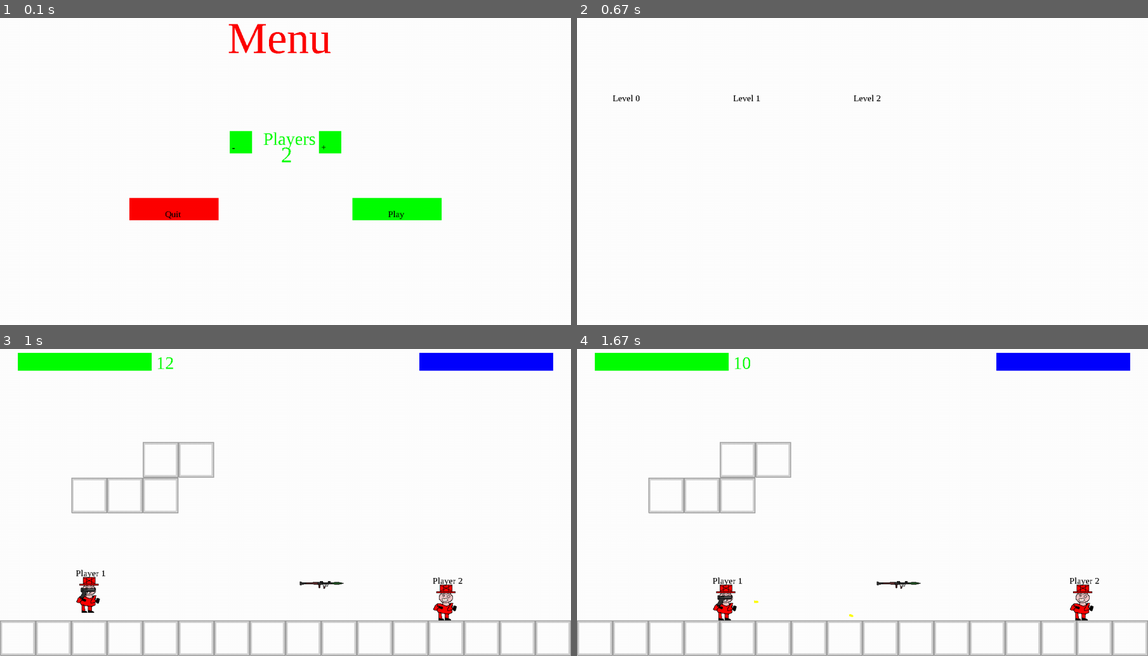
Above: before the commit, frames 1-4 (two rows, left to right).
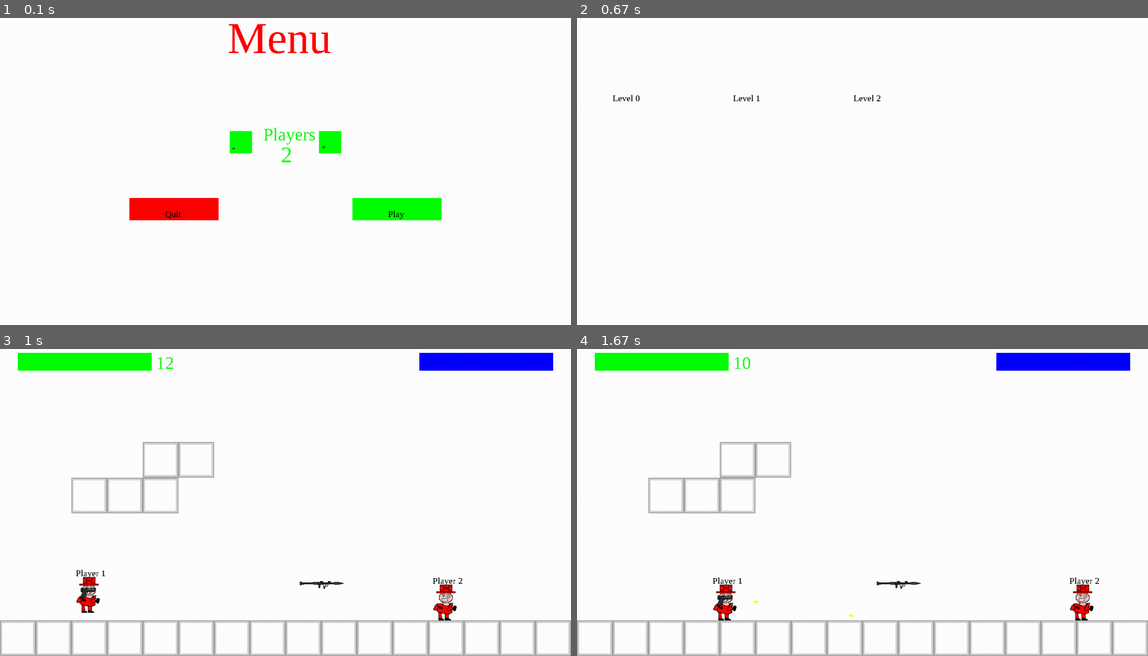
Above: after the commit, the same moments.

Repository: Me07111/Pygame-Platformer
Game: pygame game, started from Code/main.py
The game is run twice, just before and just after one commit, with the same random seed, the same clock (stepped at 60 frames per second) and the same inputs.
Inputs:
- Up to frame 1 (0.1 s): no input
- Up to frame 2 (0.67 s): click "Play" at 0.38 s
- Up to frame 3 (1 s): click "Level 1" at 0.72 s
- Up to frame 4 (1.67 s): tap Space at 1, 1.4 s; hold Right from 1.33 s (still down); hold D from 1.33 s (still down)

The runs differ from the first frame. In frame 1, 0.2% of the frame differs, in the area x 46-56%, y 35-43%; in frame 2, nothing differs; in frame 3, nothing differs; in frame 4, nothing differs.

Commit message:
changed 1 value

Diff:
--- a/Code/mainMenu.py
+++ b/Code/mainMenu.py
@@ -20,7 +20,7 @@
         renderText(self.screen,"Menu","timesnewroman",100,pygame.Color(255,0,0),(self.width/2 - 130,20))
         renderText(self.screen,self.winnerText,"timesnewroman",30,pygame.Color(0,255,0),(self.width/2 - 170,self.height/2 - 200))
         renderText(self.screen,f"{self.playerCount}","timesnewroman",50,pygame.Color(0,255,0),(self.width/2 - 10,self.height/2 - 50))
-        renderText(self.screen,f"Players","timesnewroman",40,pygame.Color(0,255,0),(self.width/2 - 50,self.height/2 - 80))
+        renderText(self.screen,"Players","timesnewroman",40,pygame.Color(0,255,0),(self.width/2 - 50,self.height/2 - 90))
         if(self.quit.update(self.screen,gametime)):
             pygame.quit()
         if(self.play.update(self.screen,gametime)):
